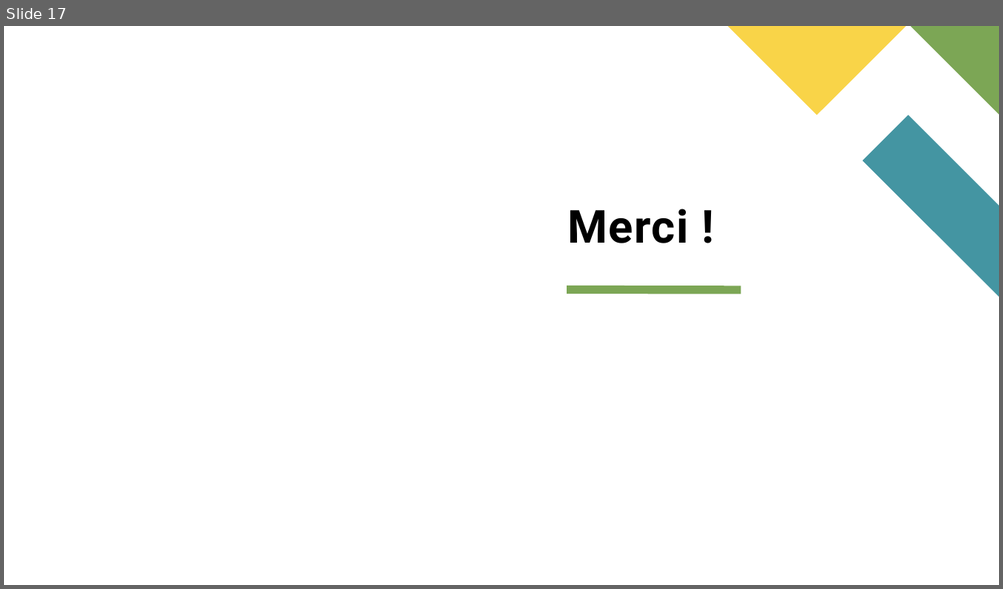
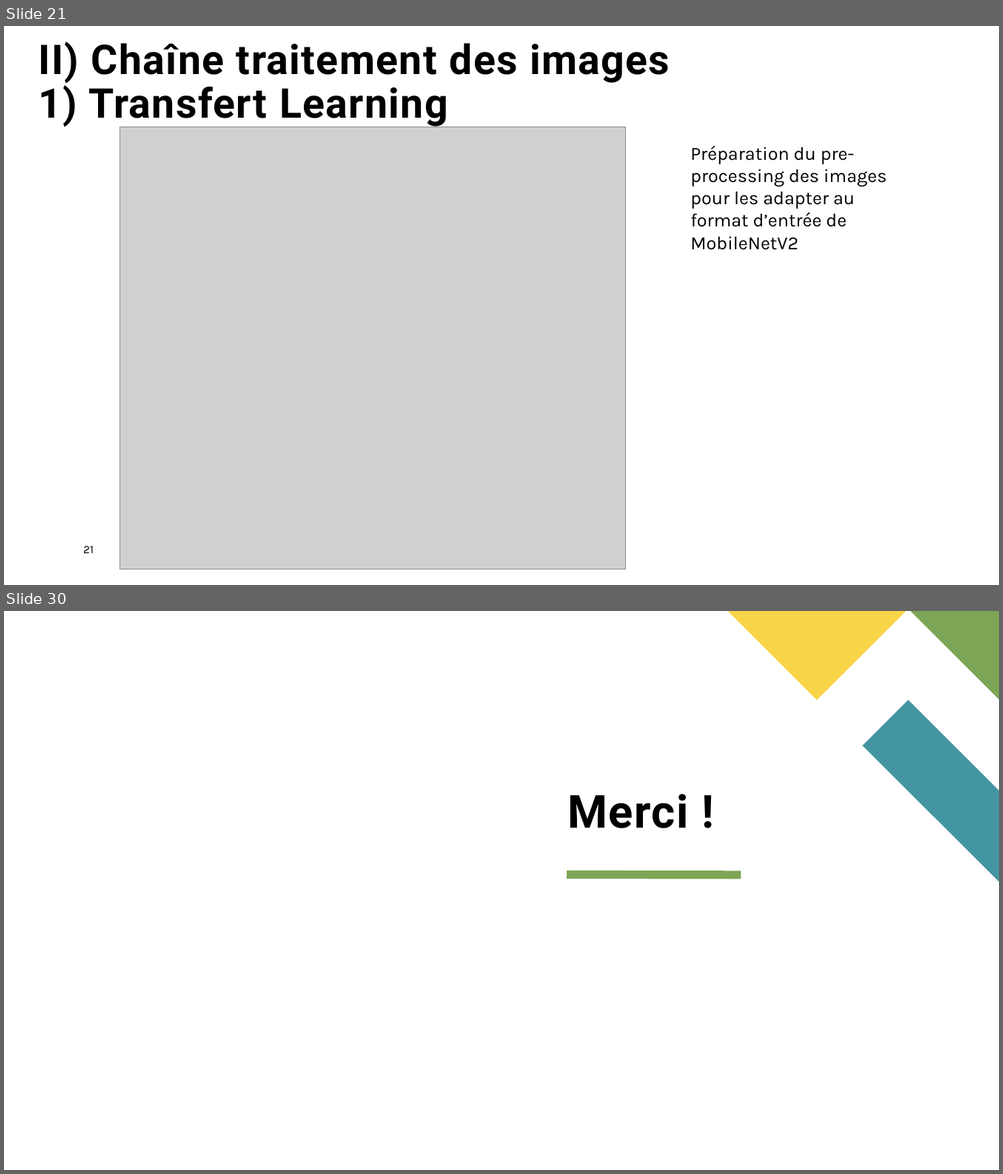
Before and after one commit to oumeima-elgharbi/P8_Data_Science_OpenClassrooms, a slide deck: P8_presentation.pptx. Shown one above the other, each under a label of ours: slide 17 before the commit, slides 21 and 30 after it; the slides between them are not shown. The pictures are 1003x589 and 1003x1174 pixels, drawn with LibreOffice and Linux fonts; fonts in the diff are those of the drawing; grey boxes stand for pictures. Boxes give left, top, right and bottom in pixels: in the first picture for what was removed or moved away, otherwise in the second. Text is boxed around its words. In the diff, an @@ line names an element or a change of style, - is before the commit and + after.

```diff
--- a/P8_presentation.pptx
+++ b/P8_presentation.pptx
@@ slide 21 added at (x1=4, y1=26, x2=999, y2=585), background #FFFFFF @@
@@ title added at (x1=39, y1=42, x2=669, y2=128), 39.6 pt, text #000000, bold @@
+II) Chaîne traitement des images
+1) Transfert Learning
@@ picture added at (x1=119, y1=127, x2=626, y2=570) @@
@@ text added at (x1=690, y1=146, x2=886, y2=250), 18 pt, text #000000 @@
+Préparation du pre-processing des images pour les adapter au format d’entrée de MobileNetV2
@@ page number added at (x1=83, y1=546, x2=94, y2=554), 11 pt, text #000000 @@
+21
@@ what was slide 17 is now slide 30 @@
```
Also in this commit, not shown: 3 slides changed, 25 other slides added, 13 slides removed, 1 other file.
